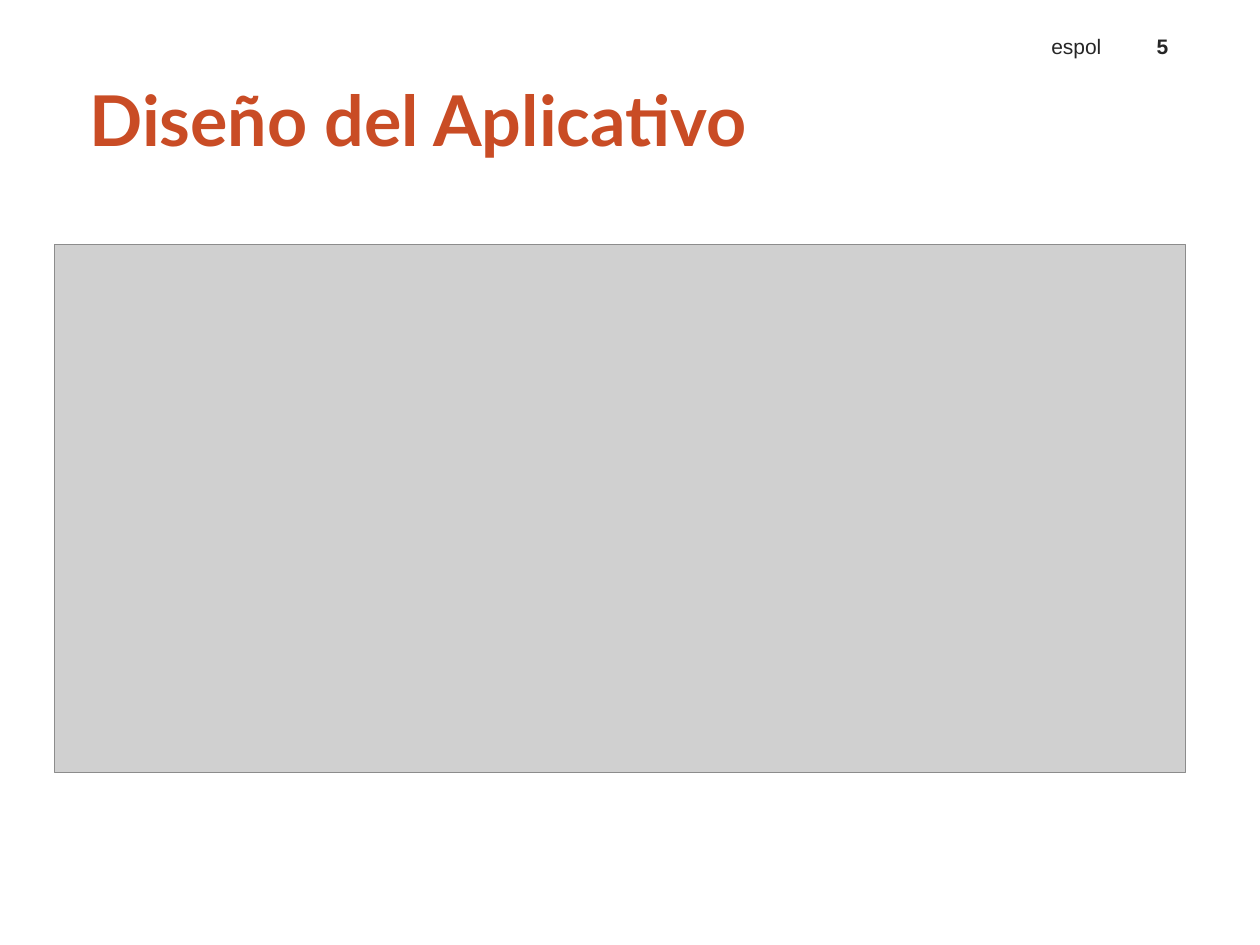
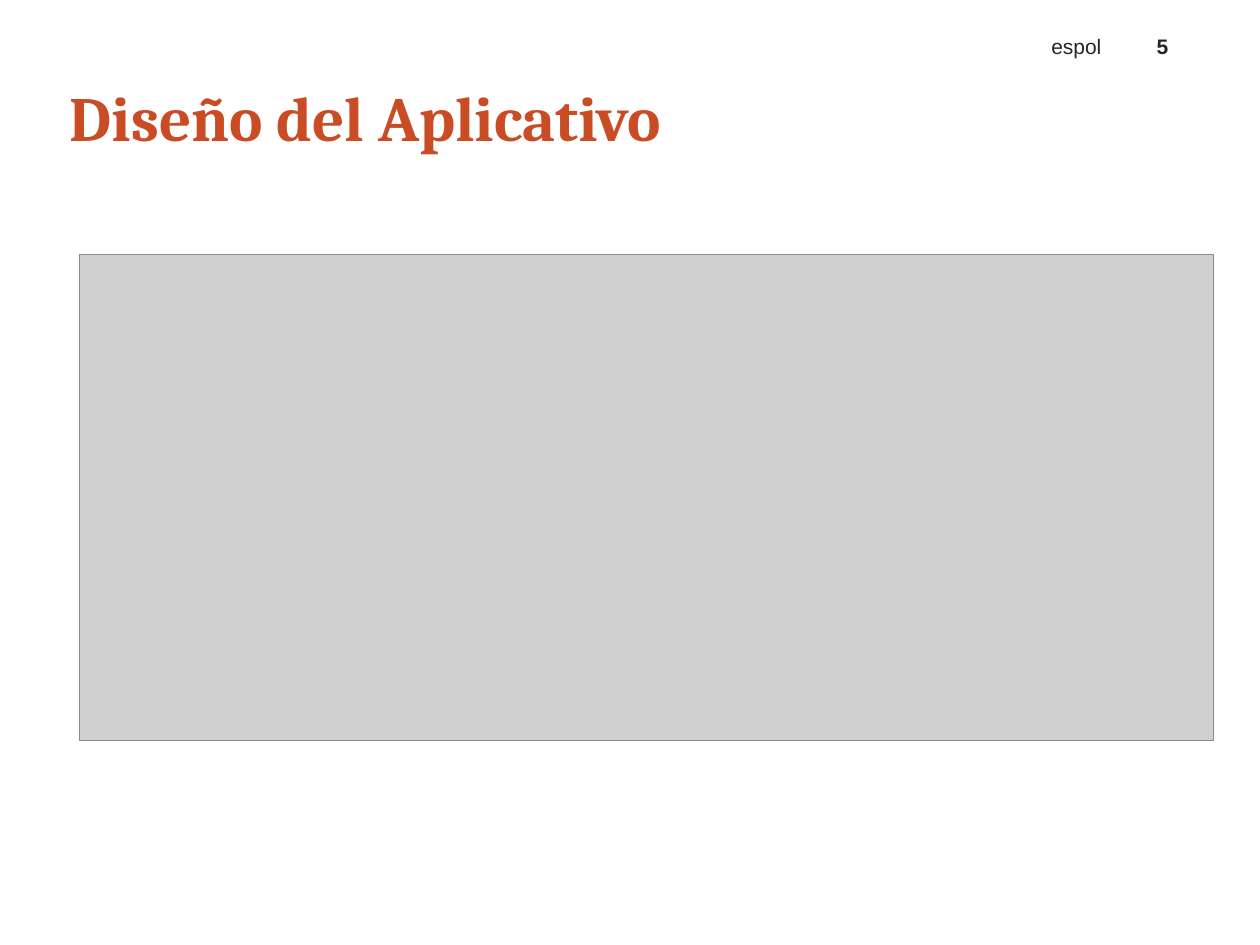
Before and after one commit to BryanManzano2016/AppChallenges, a slide deck: slide 5 of App móvil informativa.pptx. Drawn at 1260x945 pixels with LibreOffice and Linux fonts; fonts in the diff are those of the drawing; grey boxes stand for pictures; background and template pictures are left out. Boxes give left, top, right and bottom in pixels: in the first picture for what was removed or moved away, otherwise in the second. Text is boxed around its words. In the diff, an @@ line names an element or a change of style, - is before the commit and + after.

```diff
--- a/App móvil informativa.pptx
+++ b/App móvil informativa.pptx
@@ title "Diseño del Aplicativo": place and size @@
-title "Diseño del Aplicativo" at box(89, 94, 746, 158)
+title "Diseño del Aplicativo" at box(70, 97, 660, 155)
@@ title "Diseño del Aplicativo" at box(70, 97, 660, 155): size 40 to 36 pt, font Lato to Cambria @@
@@ picture: place and size @@
-picture at box(54, 244, 1186, 772)
+picture at box(79, 255, 1213, 741)
```
Also in this commit, not shown: 6 other slides changed, 1 slide added.
